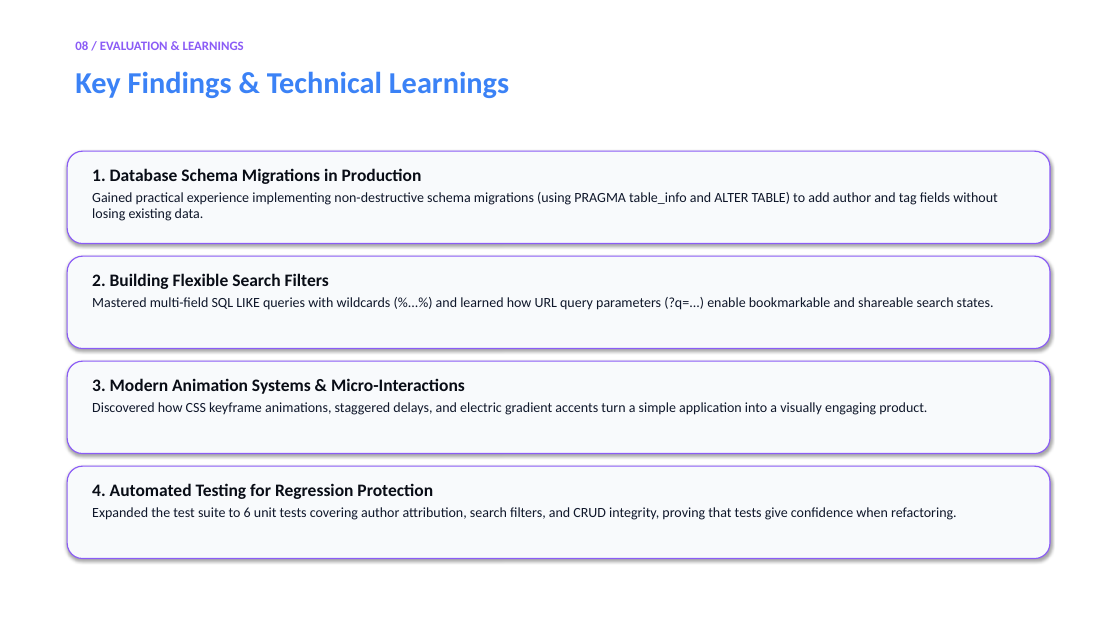
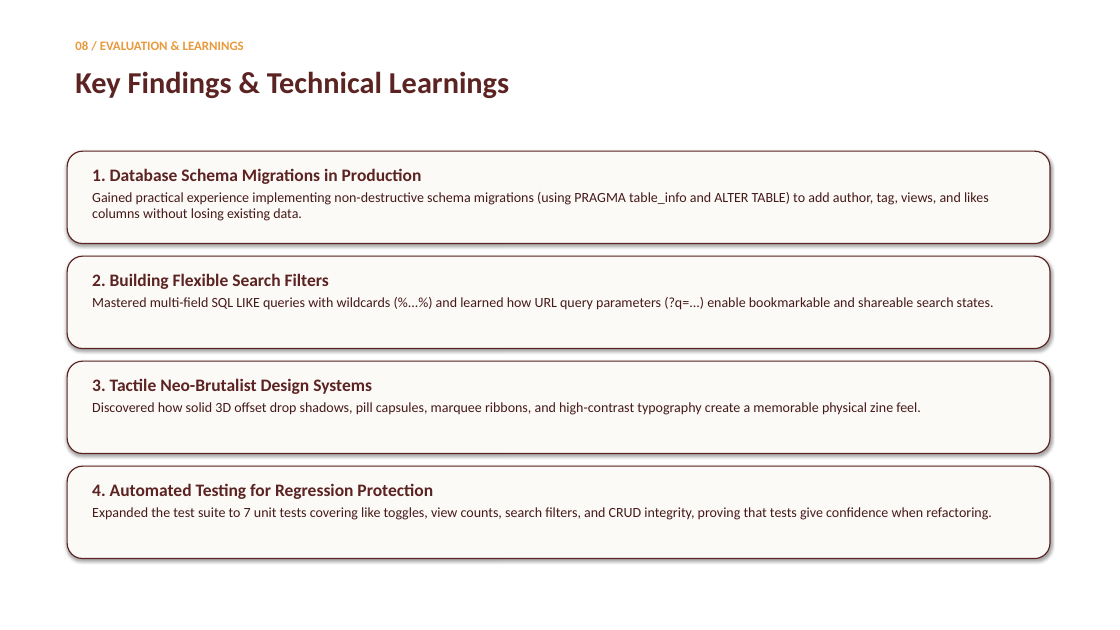
Before and after one commit to Ryzen2310/Blog, a slide deck: slide 9 of Blog project/presentation.pptx. Drawn at 1120x630 pixels with LibreOffice and Linux fonts; fonts in the diff are those of the drawing. Boxes give left, top, right and bottom in pixels: in the first picture for what was removed or moved away, otherwise in the second. Text is boxed around its words. In the diff, an @@ line names an element or a change of style, - is before the commit and + after.

```diff
--- a/Blog project/presentation.pptx
+++ b/Blog project/presentation.pptx
@@ text "08 / EVALUATION & LEARNINGS" at [75, 41, 244, 50]: text colour #8B5CF6 to #E89A3C @@
@@ text "Key Findings & Technical Learnings" at [75, 71, 509, 98]: text colour #3B82F6 to #5B2321 @@
@@ text at [92, 168, 422, 184]: text colour #090D16 to #5B2321 in "1. Database Schema Migrations in Production" @@
@@ text at [92, 192, 989, 221]: text changed; text colour #0F172A to #451A19 @@
-Gained practical experience implementing non-destructive schema migrations (using PRAGMA table_info and ALTER TABLE) to add author and tag fields without losing existing data.
+Gained practical experience implementing non-destructive schema migrations (using PRAGMA table_info and ALTER TABLE) to add author, tag, views, and likes columns without losing existing data.
@@ text "2. Building Flexible Search Filters" at [92, 273, 994, 310]: text colour #090D16 to #5B2321 in "2. Building Flexible Search Filters"; text colour #0F172A to #451A19 in "Mastered multi-field SQL LIKE queries with wildcards ..." @@
@@ text at [92, 378, 921, 415]: text changed; text colour #0F172A to #451A19 @@
-3. Modern Animation Systems & Micro-Interactions
-Discovered how CSS keyframe animations, staggered delays, and electric gradient accents turn a simple application into a visually engaging product.
+3. Tactile Neo-Brutalist Design Systems
+Discovered how solid 3D offset drop shadows, pill capsules, marquee ribbons, and high-contrast typography create a memorable physical zine feel.
@@ fill #F8FAFC to #FCFAF7; outline #8B5CF6 1 pt to #5B2321 1 pt in 4 elements at [67, 151, 1050, 244], [67, 256, 1050, 349], [67, 361, 1050, 454], [67, 466, 1050, 559] @@
@@ text at [92, 507, 992, 520]: text changed; text colour #0F172A to #451A19 @@
-Expanded the test suite to 6 unit tests covering author attribution, search filters, and CRUD integrity, proving that tests give confidence when refactoring.
+Expanded the test suite to 7 unit tests covering like toggles, view counts, search filters, and CRUD integrity, proving that tests give confidence when refactoring.
@@ text at [92, 483, 433, 499]: text colour #090D16 to #5B2321 in "4. Automated Testing for Regression Protection" @@
```
Also in this commit, not shown: 9 other slides changed, 17 other files.
